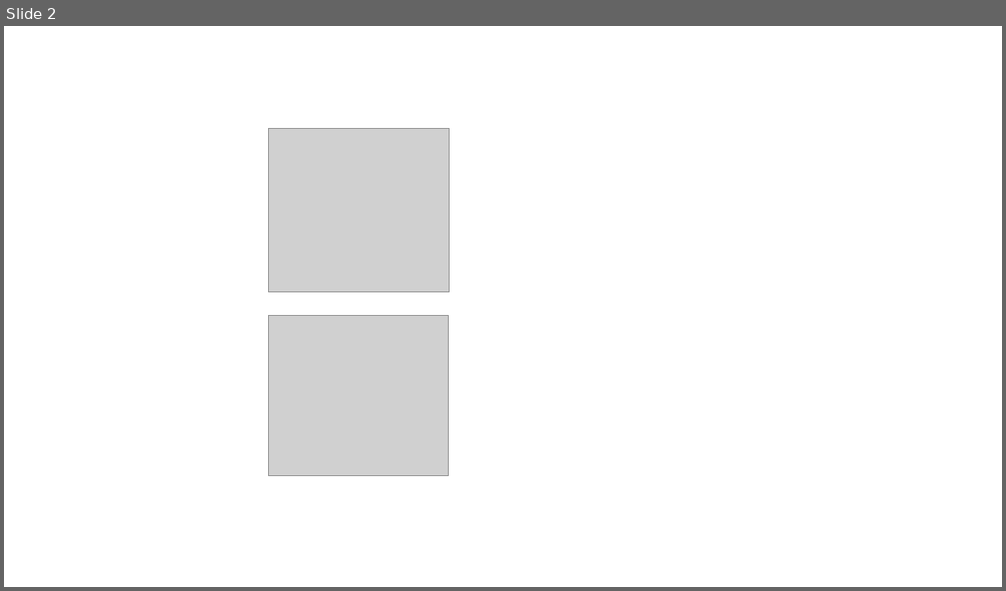
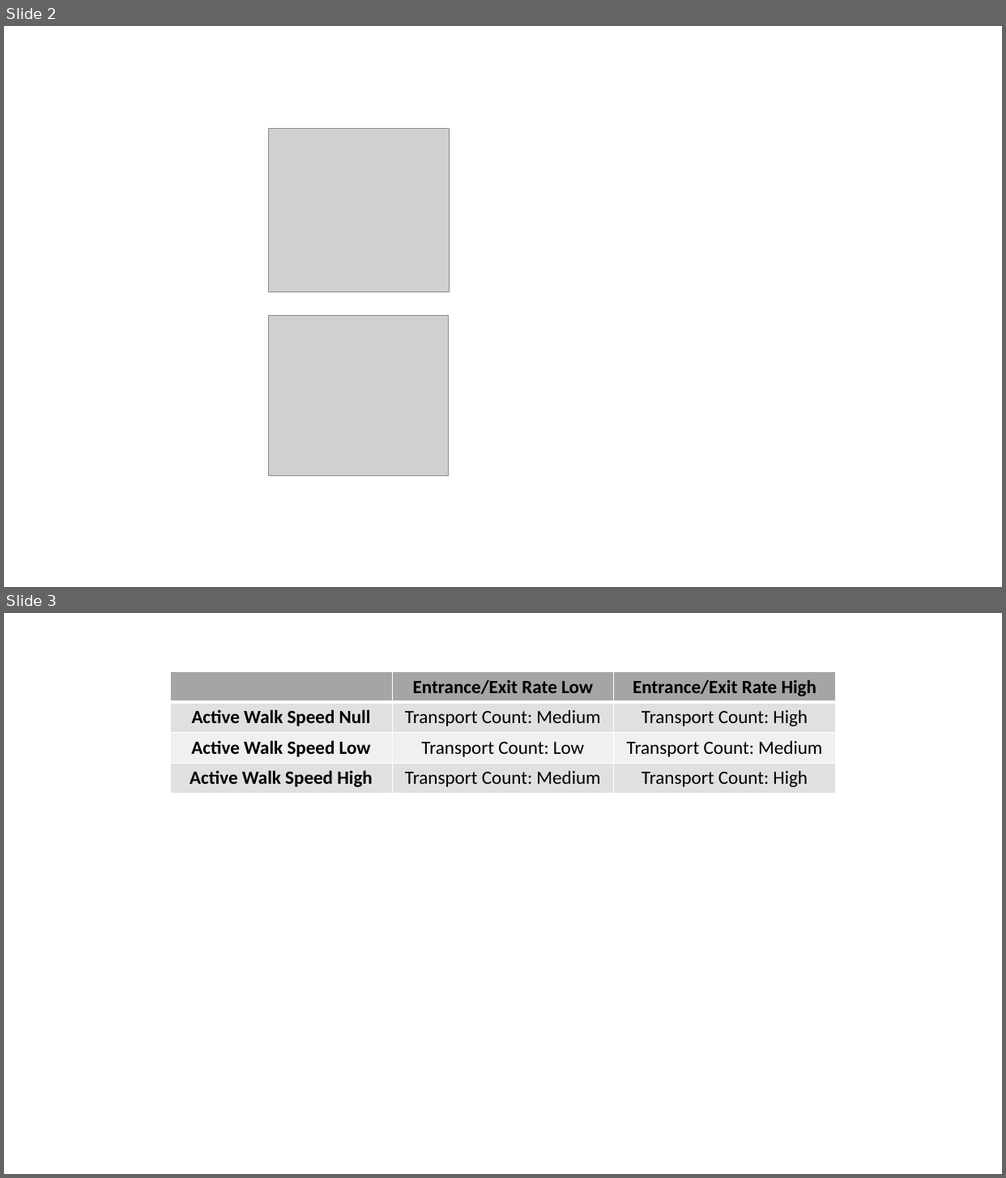
Before and after one commit to IDS6145-Fall2019/assignment1-rhyben94, a slide deck: images/Image-Bank.pptx. Shown one above the other, each under a label of ours: slide 2 before the commit, slides 2 and 3 after it. The pictures are 1006x591 and 1006x1178 pixels, drawn with LibreOffice and Linux fonts; fonts in the diff are those of the drawing; grey boxes stand for pictures. Boxes give left, top, right and bottom in pixels: in the first picture for what was removed or moved away, otherwise in the second. Text is boxed around its words. In the diff, an @@ line names an element or a change of style, - is before the commit and + after.

```diff
--- a/images/Image-Bank.pptx
+++ b/images/Image-Bank.pptx
@@ slide 3 added at box(4, 613, 1002, 1174), background #FFFFFF @@
@@ table added at box(170, 672, 835, 794), 4 rows, 3 columns @@
+ | Entrance/Exit Rate Low | Entrance/Exit Rate High
+Active Walk Speed Null | Transport Count: Medium | Transport Count: High
+Active Walk Speed Low | Transport Count: Low | Transport Count: Medium
+Active Walk Speed High | Transport Count: Medium | Transport Count: High
```
Also in this commit, not shown: 4 other slides added, 1 slide removed, 6 other files.
